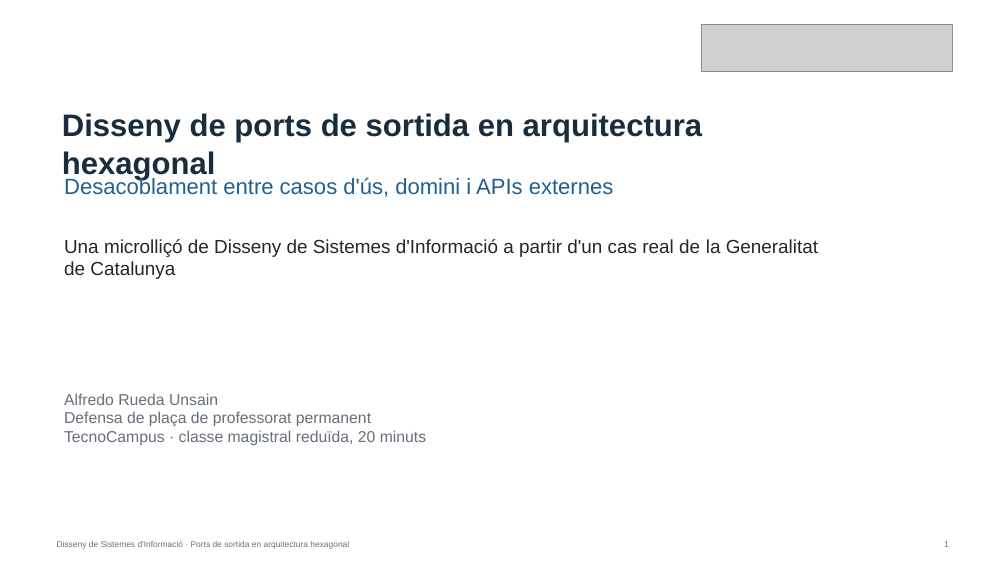
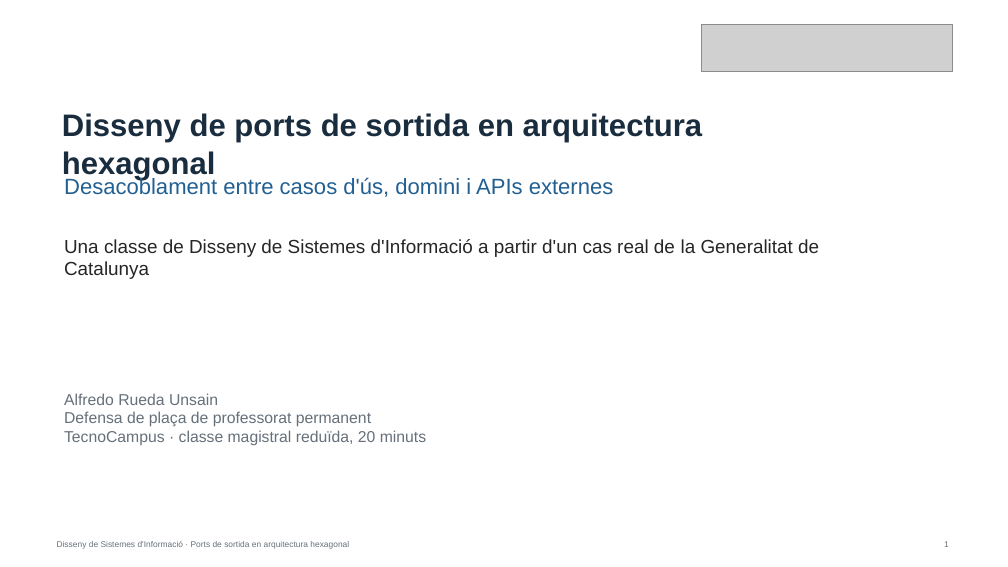
Before and after one commit to alfredorueda/HexaStock, a slide deck: slide 1 of doc/presentations/defensa-placa-permanent-dsi-ports-sortida-hexagonal/output/IMPORTANTE_MANUAL_defensa-dsi-ports-sortida-hexagonal.pptx. Drawn at 1008x567 pixels with LibreOffice and Linux fonts; fonts in the diff are those of the drawing; grey boxes stand for pictures. Boxes give left, top, right and bottom in pixels: in the first picture for what was removed or moved away, otherwise in the second. Text is boxed around its words. In the diff, an @@ line names an element or a change of style, - is before the commit and + after.

```diff
--- a/doc/presentations/defensa-placa-permanent-dsi-ports-sortida-hexagonal/output/IMPORTANTE_MANUAL_defensa-dsi-ports-sortida-hexagonal.pptx
+++ b/doc/presentations/defensa-placa-permanent-dsi-ports-sortida-hexagonal/output/IMPORTANTE_MANUAL_defensa-dsi-ports-sortida-hexagonal.pptx
@@ text at box(64, 239, 819, 279): text changed @@
-Una microlliçó de Disseny de Sistemes d'Informació a partir d'un cas real de la Generalitat de Catalunya
+Una classe de Disseny de Sistemes d'Informació a partir d'un cas real de la Generalitat de Catalunya
```
Also in this commit, not shown: 1 other slide changed, 6 other files.
